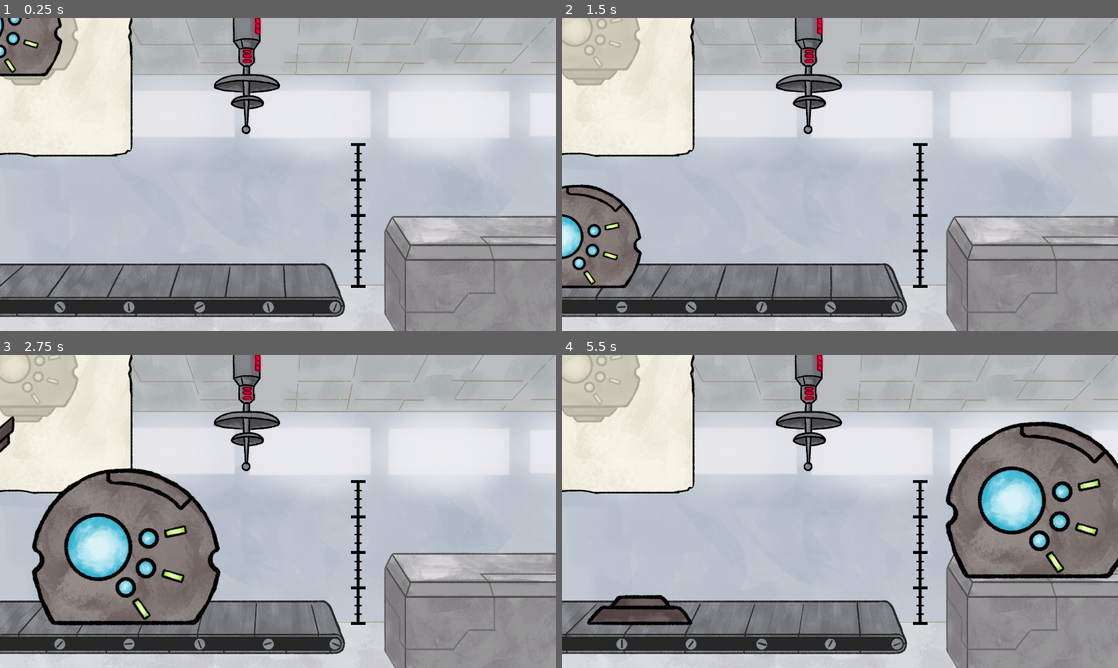
Above: before the commit, frames 1-4 (two rows, left to right).
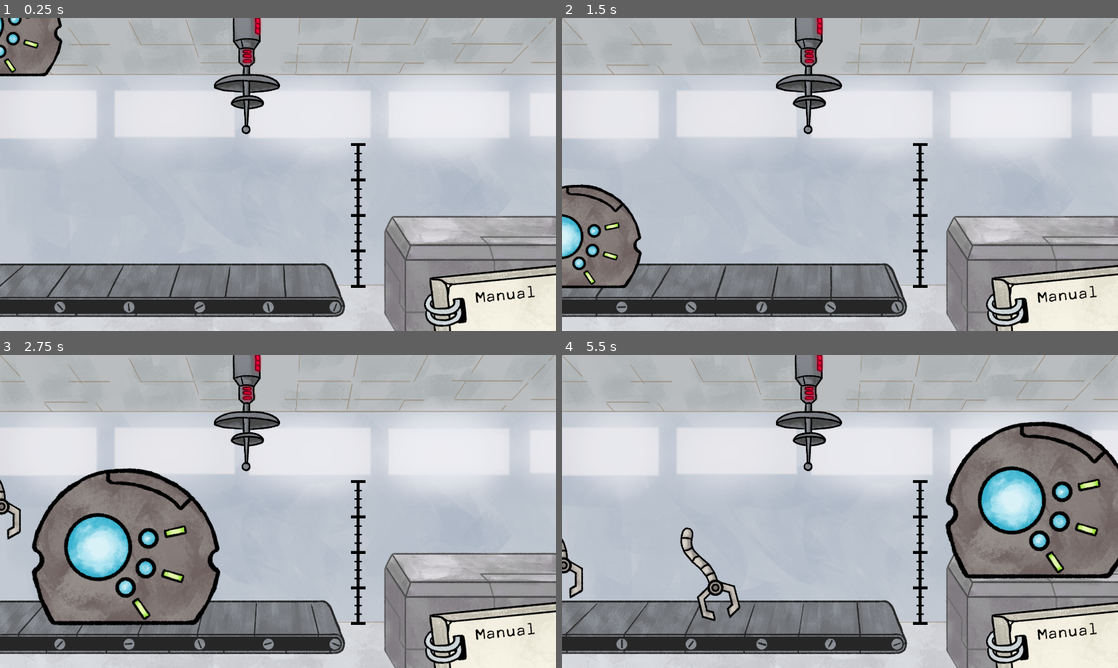
Above: after the commit, the same moments.

Repository: saadjiqbal/tip-the-scales
Game: Godot game, scene res://scenes/game.tscn
The game is run twice, just before and just after one commit, with the same random seed, the same clock (stepped at 60 frames per second) and the same inputs. The project has no main scene, so this scene is started directly.
Inputs (mouse positions are in pixels of both pictures, inside the frame that each line leads up to):
- Up to frame 1 (0.25 s): no input
- Up to frame 2 (1.5 s): tap Enter (ui_accept) at 0.5, 0.77 s; move the mouse to (962, 158) at 0.52 s; press the mouse at (962, 158) at 0.53 s; move the mouse to (728, 190) at 1.27 s; release the mouse at (728, 190) at 1.28 s; right-click (728, 190) at 1.35 s; click (728, 190) at 1.42 s
- Up to frame 3 (2.75 s): tap Enter (ui_accept) at 1.52 s; move the mouse to (61, 574) at 2.02 s; press the mouse at (61, 574) at 2.03 s
- Up to frame 4 (5.5 s): move the mouse to (812, 574) at 2.77 s; release the mouse at (812, 574) at 2.78 s; right-click (812, 574) at 2.85 s; click (812, 574) at 2.92 s; tap Enter (ui_accept) at 3.02, 3.77, 4.52 s; move the mouse to (1006, 558) at 3.52 s; press the mouse at (1006, 558) at 3.53 s; move the mouse to (673, 464) at 4.27 s; release the mouse at (673, 464) at 4.28 s; right-click (673, 464) at 4.35 s; click (673, 464) at 4.42 s; move the mouse to (595, 614) at 5.02 s; press the mouse at (595, 614) at 5.03 s

The runs differ from the first frame. In frame 1, 9.5% of the frame differs, in the area x 0-100%, y 0-100%; in frame 2, 11%; in frame 3, 11%; in frame 4, 13%.

Commit message:
Spawning system and manual

Diff:
--- a/manual.tscn
+++ b/manual.tscn
@@ -1,6 +1,76 @@
-[gd_scene load_steps=2 format=3 uid="uid://iy4a2pn8v7uq"]
+[gd_scene load_steps=6 format=3 uid="uid://iy4a2pn8v7uq"]
 
 [ext_resource type="Texture2D" uid="uid://ok2idkkm6wly" path="res://sprites/manual/manual_page_0.png" id="1_b1xl5"]
+[ext_resource type="Script" path="res://scripts/manual.gd" id="2_ygaf8"]
+
+[sub_resource type="Animation" id="Animation_dw64h"]
+resource_name = "open_manual"
+length = 0.25
+step = 0.25
+tracks/0/type = "value"
+tracks/0/imported = false
+tracks/0/enabled = true
+tracks/0/path = NodePath(".:rotation")
+tracks/0/interp = 2
+tracks/0/loop_wrap = true
+tracks/0/keys = {
+"times": PackedFloat32Array(0, 0.25),
+"transitions": PackedFloat32Array(1, 1),
+"update": 0,
+"values": [-0.169297, 0.0]
+}
+tracks/1/type = "value"
+tracks/1/imported = false
+tracks/1/enabled = true
+tracks/1/path = NodePath(".:position")
+tracks/1/interp = 2
+tracks/1/loop_wrap = true
+tracks/1/keys = {
+"times": PackedFloat32Array(0, 0.25),
+"transitions": PackedFloat32Array(1, 1),
+"update": 0,
+"values": [Vector2(1959, 1345), Vector2(972, 542)]
+}
+
+[sub_resource type="Animation" id="Animation_eevuh"]
+length = 0.001
+tracks/0/type = "value"
+tracks/0/imported = false
+tracks/0/enabled = true
+tracks/0/path = NodePath(".:rotation")
+tracks/0/interp = 1
+tracks/0/loop_wrap = true
+tracks/0/keys = {
+"times": PackedFloat32Array(0),
+"transitions": PackedFloat32Array(1),
+"update": 0,
+"values": [0.0]
+}
+tracks/1/type = "value"
+tracks/1/imported = false
+tracks/1/enabled = true
+tracks/1/path = NodePath(".:position")
+tracks/1/interp = 1
+tracks/1/loop_wrap = true
+tracks/1/keys = {
+"times": PackedFloat32Array(0),
+"transitions": PackedFloat32Array(1),
+"update": 0,
+"values": [Vector2(1959, 1345)]
+}
+
+[sub_resource type="AnimationLibrary" id="AnimationLibrary_bfkkr"]
+_data = {
+"RESET": SubResource("Animation_eevuh"),
+"open_manual": SubResource("Animation_dw64h")
+}
 
 [node name="Manual" type="Sprite2D"]
+position = Vector2(1959, 1345)
 texture = ExtResource("1_b1xl5")
+script = ExtResource("2_ygaf8")
+
+[node name="AnimationPlayer" type="AnimationPlayer" parent="."]
+libraries = {
+"": SubResource("AnimationLibrary_bfkkr")
+}
--- a/scenes/conveyor_belt.tscn
+++ b/scenes/conveyor_belt.tscn
@@ -46,7 +46,7 @@
 
 [node name="ObjectDetector" type="RayCast2D" parent="."]
 position = Vector2(852, -639)
-scale = Vector2(50, 8)
+scale = Vector2(5, 8)
 target_position = Vector2(0.0200005, 88.125)
 
 [node name="AudioStreamPlayer" type="AudioStreamPlayer" parent="."]
--- a/scenes/game.tscn
+++ b/scenes/game.tscn
@@ -33,6 +33,7 @@
 position = Vector2(2026, 756)
 
 [node name="Manual" parent="." instance=ExtResource("8_d6nrw")]
+z_index = 1
 
 [node name="AudioStreamPlayer" type="AudioStreamPlayer" parent="."]
 stream = ExtResource("8_8ehep")
--- a/scenes/objects/arm_0.tscn
+++ b/scenes/objects/arm_0.tscn
@@ -5,26 +5,25 @@
 [ext_resource type="AudioStream" uid="uid://f1tduffby4tp" path="res://Audio/SFX/SFX_Ratchet.wav" id="3_qqwua"]
 
 [sub_resource type="RectangleShape2D" id="RectangleShape2D_fkdjl"]
-size = Vector2(244, 69)
+size = Vector2(146, 340)
 
 [sub_resource type="RectangleShape2D" id="RectangleShape2D_jn520"]
-size = Vector2(243, 69)
+size = Vector2(147, 341)
 
 [node name="arm_0" type="RigidBody2D"]
-visible = false
 script = ExtResource("1_r0juf")
 
 [node name="Sprite2D" type="Sprite2D" parent="."]
 texture = ExtResource("2_xuttj")
 
 [node name="CollisionShape2D" type="CollisionShape2D" parent="."]
-position = Vector2(0.5, -0.5)
+position = Vector2(0, -1)
 shape = SubResource("RectangleShape2D_fkdjl")
 
 [node name="Area2D" type="Area2D" parent="."]
 
 [node name="CollisionShape2D" type="CollisionShape2D" parent="Area2D"]
-position = Vector2(2, -1)
+position = Vector2(1.5, -1.5)
 shape = SubResource("RectangleShape2D_jn520")
 
 [node name="AudioStreamPlayer" type="AudioStreamPlayer" parent="."]
--- a/scenes/objects/thruster_0.tscn
+++ b/scenes/objects/thruster_0.tscn
@@ -11,13 +11,14 @@
 size = Vector2(239, 70)
 
 [node name="thruster_0" type="RigidBody2D"]
+position = Vector2(172, 71)
 script = ExtResource("1_t2vgs")
 
 [node name="Sprite2D" type="Sprite2D" parent="."]
 texture = ExtResource("2_d0pv6")
 
 [node name="CollisionShape2D" type="CollisionShape2D" parent="."]
-position = Vector2(1, 0.5)
+scale = Vector2(0.99, 0.99)
 shape = SubResource("RectangleShape2D_cjaqk")
 
 [node name="Area2D" type="Area2D" parent="."]
--- a/scripts/game.gd
+++ b/scripts/game.gd
@@ -14,6 +14,8 @@
 
 var part_number : int = 0
 
+var space_avaialable : bool
+
 # Called when the node enters the scene tree for the first time.
 func _ready() -> void:
 	$AudioStreamPlayer.play()
@@ -29,9 +31,13 @@
 		add_child(robot_01_parts[part_number].instantiate())
 		part_number += 1
 
-	if $RayCast2D.is_colliding() and needs_parts:
+	if $RayCast2D.is_colliding() and needs_parts and space_avaialable:
 		add_child(robot_01_parts[part_number].instantiate())
 		part_number += 1
+		space_avaialable = false
+
+	if $RayCast2D.is_colliding() == false:
+		space_avaialable = true
 
 func check_part_number() -> void:
 	if part_number >= robot_01_parts.size():
--- /dev/null
+++ b/scripts/manual.gd
@@ -0,0 +1,24 @@
+extends Sprite2D
+
+var is_open : bool
+# Called when the node enters the scene tree for the first time.
+func _ready():
+	rotation = -0.097
+	is_open = true
+
+
+# Called every frame. 'delta' is the elapsed time since the previous frame.
+func _process(delta: float) -> void:
+	pass
+
+func _input(event):
+	if event is InputEventMouseButton and event.pressed and event.button_index == MOUSE_BUTTON_LEFT:
+		if get_rect().has_point(to_local(event.position)):
+			if is_open == true:
+				$AnimationPlayer.play("open_manual")
+				is_open = false
+				print("false")
+			elif is_open == false:
+				$AnimationPlayer.play_backwards("open_manual")
+				is_open = true
+				print("true")
